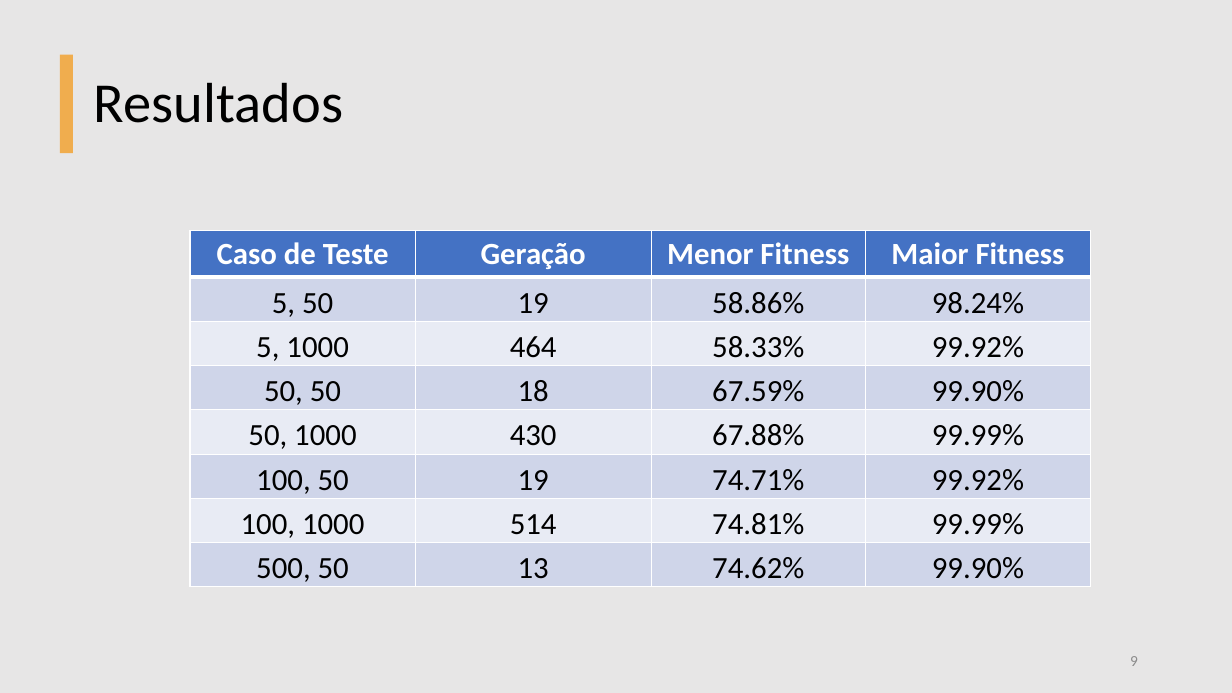
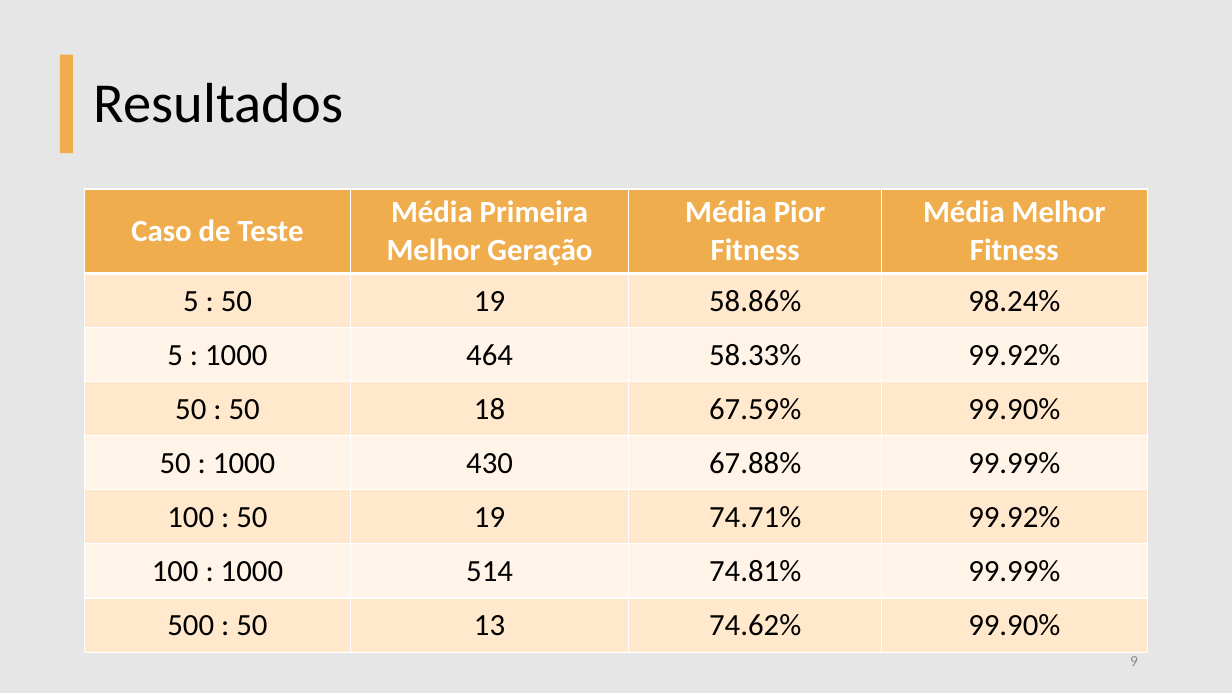
Before and after one commit to BeholderDEV/genetic-music-maker, a slide deck: slide 9 of Genetic Music.pptx. Drawn at 1232x693 pixels with LibreOffice and Linux fonts; fonts in the diff are those of the drawing. Boxes give left, top, right and bottom in pixels: in the first picture for what was removed or moved away, otherwise in the second. Text is boxed around its words. In the diff, an @@ line names an element or a change of style, - is before the commit and + after.

```diff
--- a/Genetic Music.pptx
+++ b/Genetic Music.pptx
@@ table at bbox=[85, 189, 1149, 652] @@
-row 1: Caso de Teste | Geração | Menor Fitness | Maior Fitness
+row 1: Caso de Teste | Média Primeira Melhor Geração | Média Pior Fitness | Média Melhor Fitness
-row 2, column 1: 5, 50
+row 2, column 1: 5 : 50
-row 3, column 1: 5, 1000
+row 3, column 1: 5 : 1000
-row 4, column 1: 50, 50
+row 4, column 1: 50 : 50
-row 5, column 1: 50, 1000
+row 5, column 1: 50 : 1000
-row 6, column 1: 100, 50
+row 6, column 1: 100 : 50
-row 7, column 1: 100, 1000
+row 7, column 1: 100 : 1000
-row 8, column 1: 500, 50
+row 8, column 1: 500 : 50
@@ fill #4472C4 to #F0AD4E in row 1 @@
@@ fill #CFD5EA to #FFE8CC in 16 cells @@
@@ fill #E9EBF5 to #FFF4E7 in 12 cells @@
@@ table: place and size @@
-table at bbox=[190, 230, 1092, 586]
+table at bbox=[85, 189, 1149, 652]
```
Also in this commit, not shown: 6 other slides changed.
